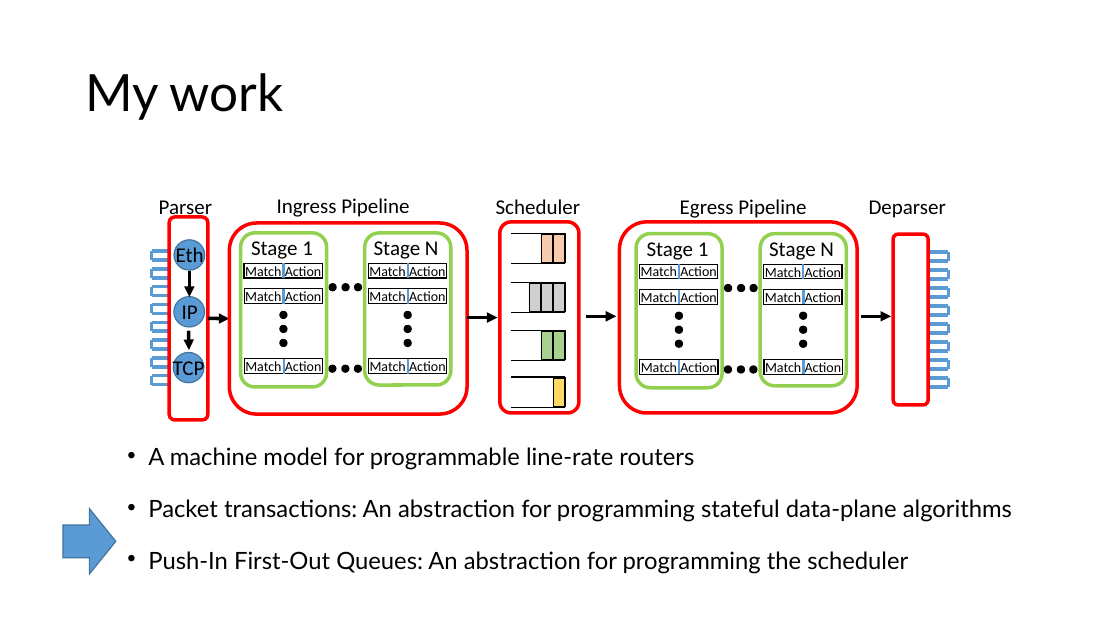
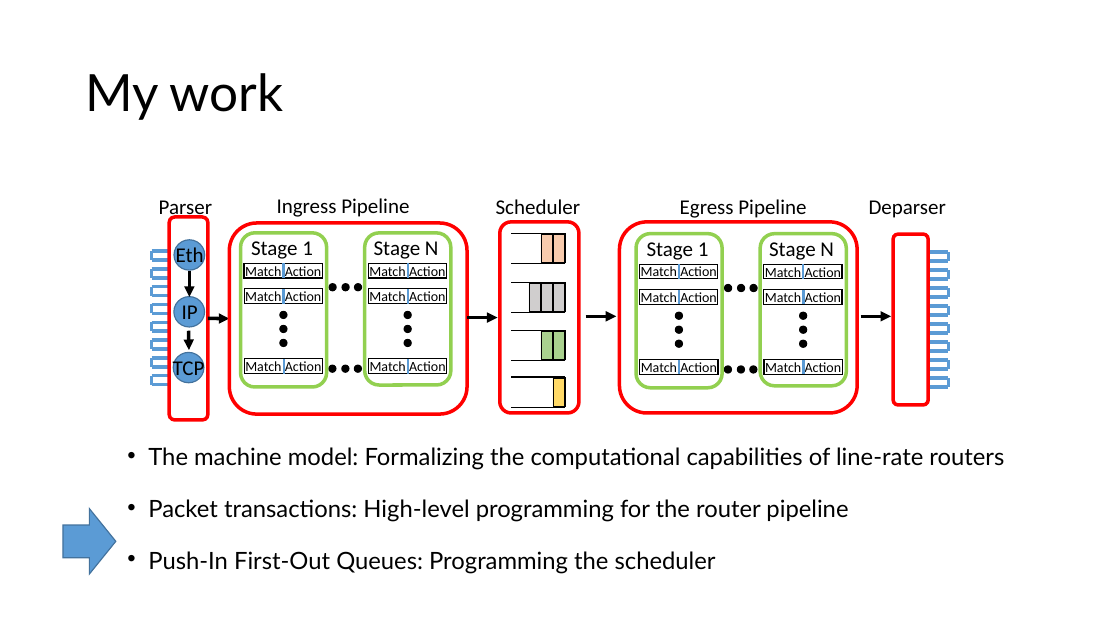
Before and after one commit to anirudhSK/pifo-domino-marple-ppts, a slide deck: slide 37 of domino_pifo.pptx. Drawn at 1120x630 pixels with LibreOffice and Linux fonts; fonts in the diff are those of the drawing. Boxes give left, top, right and bottom in pixels: in the first picture for what was removed or moved away, otherwise in the second. Text is boxed around its words. In the diff, an @@ line names an element or a change of style, - is before the commit and + after.

```diff
--- a/domino_pifo.pptx
+++ b/domino_pifo.pptx
@@ text at <box>148,447,1004,574</box>: text changed @@
-  • A machine model for programmable line-rate routers
-  • Packet transactions: An abstraction for programming stateful data-plane algorithms
-  • Push-In First-Out Queues: An abstraction for programming the scheduler
+  • The machine model: Formalizing the computational capabilities of line-rate routers
+  • Packet transactions: High-level programming for the router pipeline
+  • Push-In First-Out Queues: Programming the scheduler
```
Also in this commit, not shown: 8 other slides changed.
